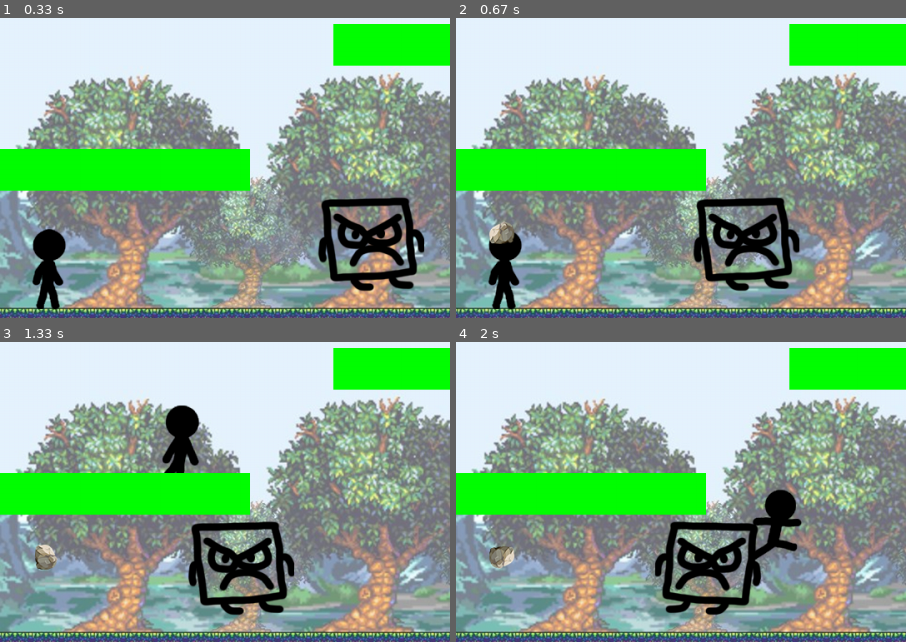
Above: before the commit, frames 1-4 (two rows, left to right).
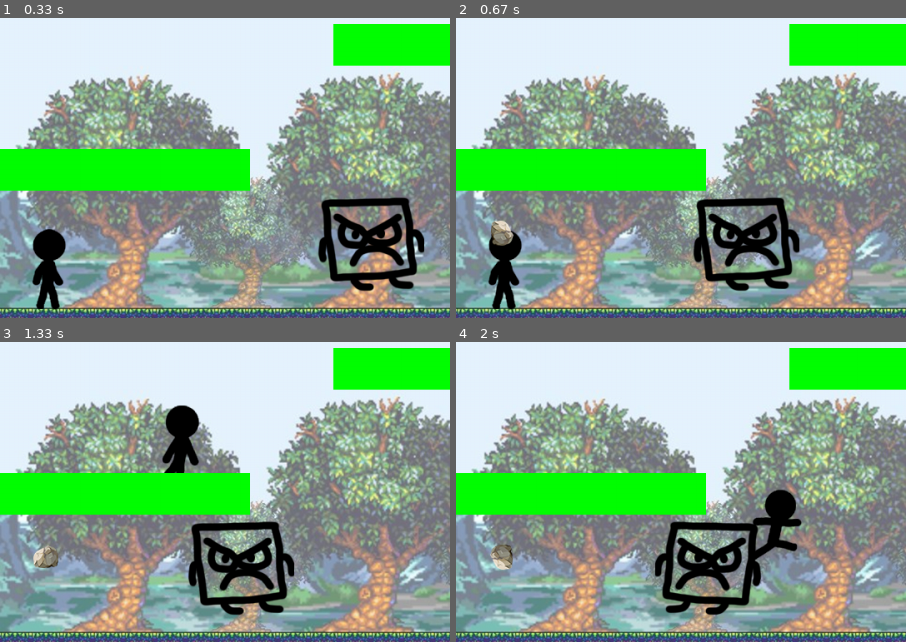
Above: after the commit, the same moments.

Repository: thmspry/jeu-pygame-maths
Game: pygame game, started from Game.py
Two runs of this game, one before a commit and one after it. Both use one fixed random seed, a clock stepped at 60 frames per second and the inputs below.
Inputs:
- Up to frame 1 (0.33 s): no input
- Up to frame 2 (0.67 s): tap W at 0.33 s
- Up to frame 3 (1.33 s): hold Right 0.67-1.13 s; tap X at 0.73, 1.03, 1.23 s; tap W at 0.82 s; hold Up from 1.17 s (still down); tap C at 1.32 s
- Up to frame 4 (2 s): release Up at 1.47 s; hold Right 1.5-1.97 s; tap X at 1.57, 1.87 s
The pictures show only the part of the screen within x 0-50%, y 41-91%; the shares and areas given below are measured in that part.

Frame 1 is identical in both runs. In frame 2, 0.3% of the frame differs, in the area x 7-14%, y 67-76%; in frame 3, 0.3%; in frame 4, 0.3%.

Commit message:
Pierre qui tourne genre vraiment

Diff:
--- a/Projectile.py
+++ b/Projectile.py
@@ -12,13 +12,17 @@
         self.vy = 0
         self.image = GameConfig.ROCK_IMG
         self.rect = pygame.Rect(self.x, self.y, self.taille[0], self.taille[1])
+        self.delay = 0
 
     def draw(self, window):
         window.blit(self.image, self.rect)
 
     def mouvement(self, vitesse):
         self.rect.x += vitesse * self.direction
-        self.image = pygame.transform.rotate(self.image, -90)
+        self.delay += 1
+        if self.delay == 3:
+            self.image = pygame.transform.rotate(self.image, -90)
+            self.delay = 0
     '''def advance_state(self, next_move):
         if next_move.attack :
             self.vx = self.vx*GameConfig.DT
